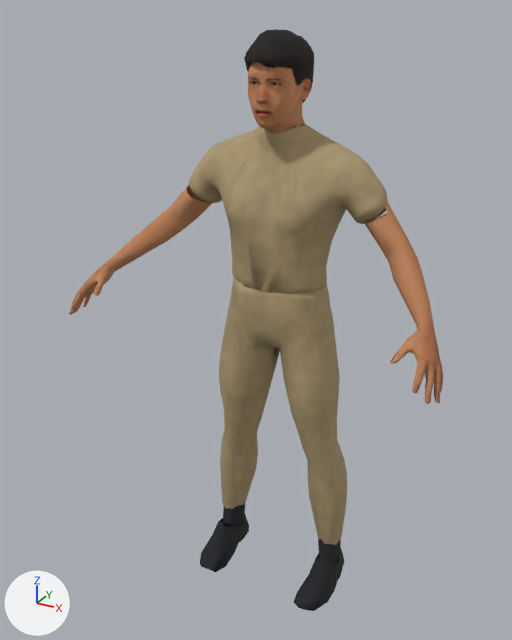
The glTF model assets/people/mid/guard-mid.glb, before and after one commit.
Before and after are seen from a camera (50 mm lens) standing at (0.955, -1.929, 1.93) and looking at (-0.04, -0.118, 1.025). Lighting does not change. The marker at lower left points along +X, +Y and +Z. The first picture is the older version. Vertices at exactly the same position are counted once.

In view in the first picture: 'guard'.
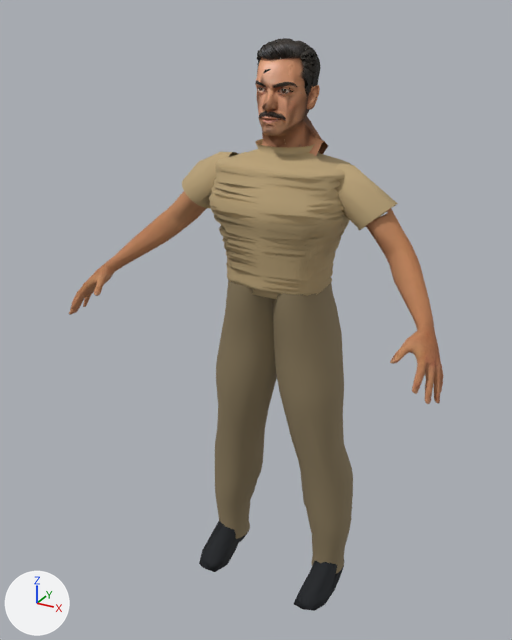
Location of each change, [x1, y1, x2, y2] in pixels of the pictures (512 x 640 px; the box of a moved part takes in the faces that stretch with it):
'guard', reshaped (28% shorter): before [69, 29, 443, 611]; after [69, 191, 443, 611]
'Uniform', added: after [182, 139, 398, 573]
    faces in mat_uniform_trousers (brown #8b7c5d): [215, 280, 353, 573]
    faces in mat_uniform_shirt (beige #bca479): [182, 139, 398, 299]
'FaceMesh', added (brown): after [255, 38, 328, 156]
part 1 of me_guard, deleted (brown): before [219, 29, 347, 545]
part 2 of me_guard, moved or reshaped: before [71, 124, 443, 403]; after [69, 191, 443, 404]
part 3 of me_guard, moved or reshaped: before [200, 502, 344, 611]; after [199, 521, 344, 611]

What changed in the scene script:
```text
Add img_skin_face_diffuse:
    img_skin_face_diffuse = load_image('skin_face_diffuse', '_unpacked/skin_face_diffuse', 1024, 1024, 'sRGB')
Change mat_uniform_trousers:
    remove mat_uniform_trousers.texture = img_gen_1x9r2tw_png
    add mat_uniform_trousers.base_color = (0.26, 0.2, 0.11)  # brown #8b7c5d
Add mat_uniform_shirt:
    mat_uniform_shirt = principled_material('Uniform shirt')
    mat_uniform_shirt.base_color = (0.5, 0.37, 0.19)  # beige #bca479
    mat_uniform_shirt.roughness = 0.85
Add mat_face:
    mat_face = principled_material('Face')
    mat_face.texture = img_skin_face_diffuse
    mat_face.roughness = 0.85
Change me_guard:
    used by ob_guard; location = (0.0, 0.0, 0.0)
    remove me_guard.from_pydata(...)  # 4168 vertices, 7239 faces; spans x -0.61..0.61, y -0.39..0.11, z 0.0..1.88
    add me_guard.from_pydata(...)  # 1756 vertices, 3199 faces; spans x -0.61..0.61, y -0.39..0.07, z 0.0..1.43
    me_guard part 1: 9 loose pieces with 2213 vertices, spanning x -0.25..0.25, y -0.17..0.11, z 0.14..1.88, are deleted
    me_guard part 2: 84 vertices moved within x -0.6..0.61, y -0.39..0.0, z 1.02..1.43; 1033 vertices removed from x -0.6..0.6, y -0.37..0.1, z 1.02..1.62; 834 vertices added at x -0.61..0.61, y -0.39..0.03, z 1.01..1.43
    me_guard part 3: 13 vertices moved from x -0.24..0.25, y -0.2..0.02, z 0.0..0.22 to x -0.23..0.24, y -0.21..0.02, z 0.0..0.22; 50 vertices removed from x -0.26..0.26, y -0.22..0.07, z 0.0..0.12; 50 vertices added at x -0.26..0.26, y -0.22..0.07, z 0.0..0.18
    remove me_guard.materials.append(mat_eyes)
    remove me_guard.materials.append(mat_eyebrows)
    remove me_guard.materials.append(mat_uniform_trousers)  # picture img_gen_1x9r2tw_png
    remove me_guard.materials.append(mat_hair)
Add me_uniform_010:
    me_uniform_010.from_pydata(...)  # 1450 vertices, 2500 faces; spans x -0.36..0.36, y -0.18..0.12, z 0.05..1.57
    # faces by material slot: [1500, 1000]
    me_uniform_010.materials.append(mat_uniform_shirt)  # beige #bca479
    me_uniform_010.materials.append(mat_uniform_trousers)  # brown #8b7c5d
Add me_model_023:
    me_model_023.from_pydata(...)  # 9473 vertices, 11132 faces; spans x -0.106..0.106, y -0.152..0.1, z 1.501..1.855
    me_model_023.materials.append(mat_face)  # picture img_skin_face_diffuse
Add ob_uniform:
    ob_uniform = bpy.data.objects.new('Uniform', me_uniform_010)
    ob_uniform.location = (0.0, 0.0, 0.0)
Add ob_facemesh:
    ob_facemesh = bpy.data.objects.new('FaceMesh', me_model_023)
    ob_facemesh.location = (0.0, 0.0, 0.0)
```
